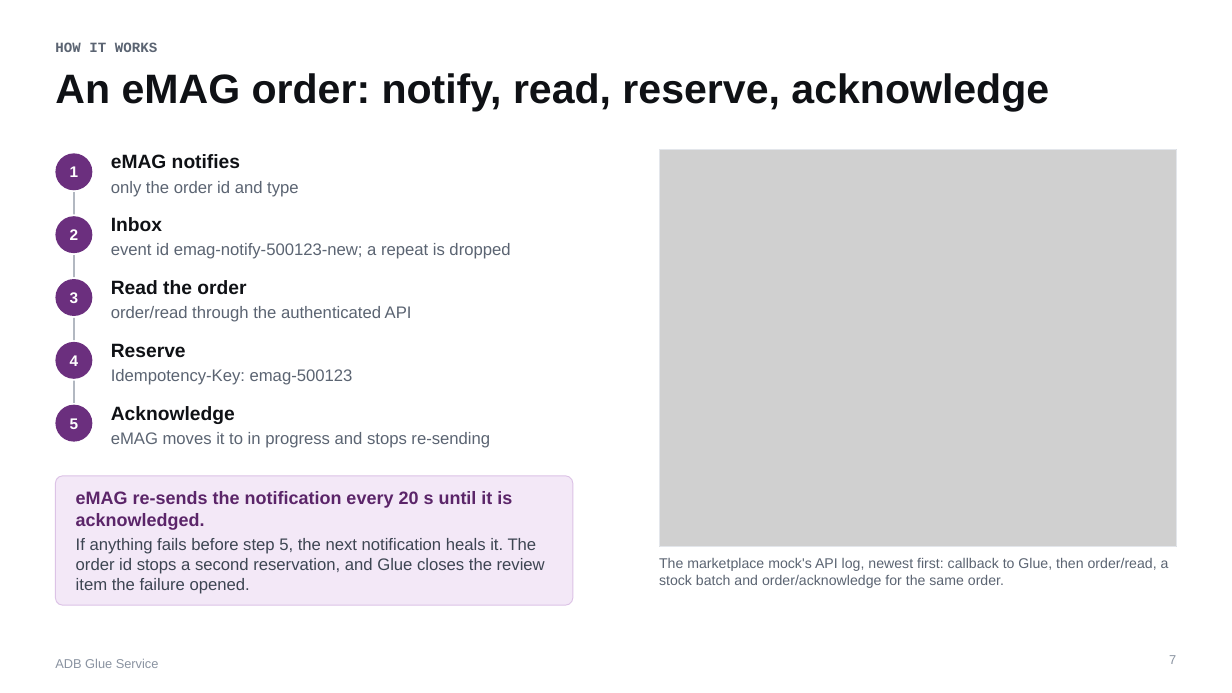
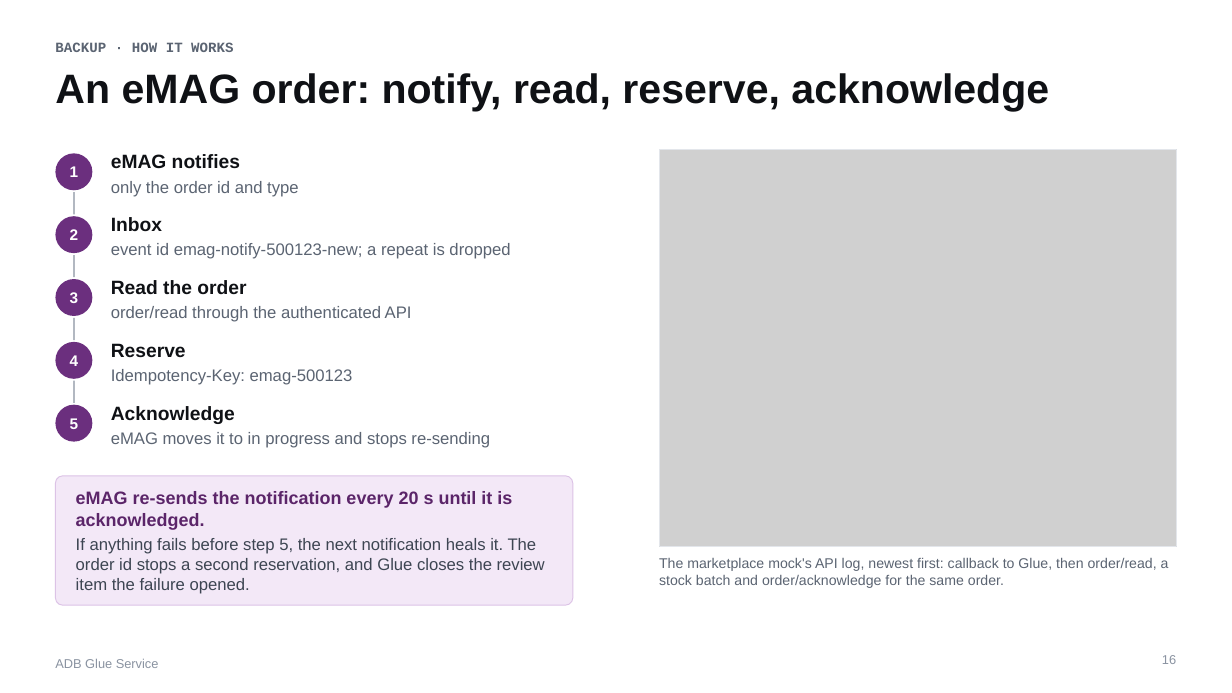
Before and after one commit to PantelimonGulie/adb-glue-service, a slide deck: slide 16 of docs/presentation/ADB-Glue-Service.pptx (slide 7 before the commit). Drawn at 1232x693 pixels with LibreOffice and Linux fonts; fonts in the diff are those of the drawing; grey boxes stand for pictures. Boxes give left, top, right and bottom in pixels: in the first picture for what was removed or moved away, otherwise in the second. Text is boxed around its words. In the diff, an @@ line names an element or a change of style, - is before the commit and + after.

Commit message:
Shorten the talk to 14 slides, with the detail moved to backup slides

```diff
--- a/docs/presentation/ADB-Glue-Service.pptx
+++ b/docs/presentation/ADB-Glue-Service.pptx
@@ text at (55, 42, 233, 52): text changed @@
-HOW IT WORKS
+BACKUP · HOW IT WORKS
@@ page number at (1162, 655, 1176, 664): text changed @@
-7
+16
```
Also in this commit, not shown: 9 other slides changed, 4 slides added, 2 slides removed, 1 other file.
